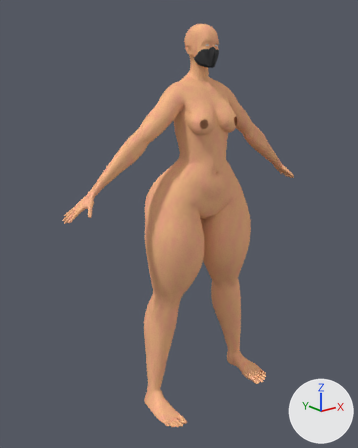
One commit to the Blender file model.blend: the scene before it, then after it.
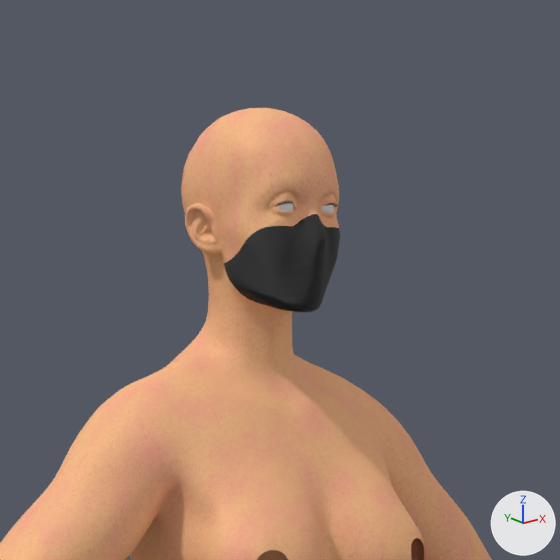
Each version appears first whole from a camera (50 mm lens) standing at (-28.58, -32.72, 8.21) and looking at (-1.61, 0.99, -5.27), and next in a close-up on the part from 41% to 74% of the width and 0% to 27% of the height. The axes (+X, +Y, +Z) are drawn at lower right. The lights are the same throughout.

Objects in the first close-up: 'BBB1'.
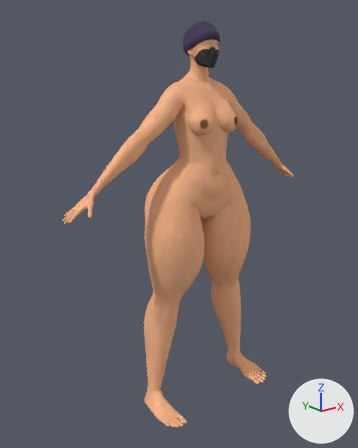
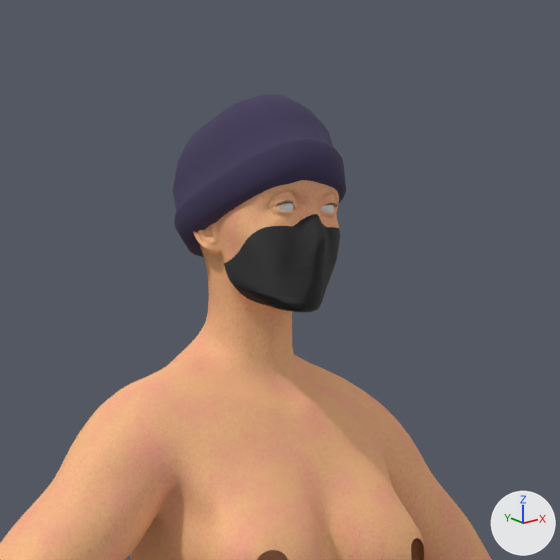
Diff of the bpy script that builds the scene:
```diff
--- a/model.blend.py
+++ b/model.blend.py
@@ mat_beanie @@
+mat_beanie = principled_material('Beanie')
+mat_beanie.base_color = (0.0538, 0.0416, 0.102)  # dark purple #42395a
+mat_beanie.roughness = 1.0
@@ me_cylinder @@
+me_cylinder.from_pydata(...)  # 290 vertices, 320 faces; spans x -1.07..1.02, y -1.07..1.1, z -1.45..0.26
+me_cylinder.polygons.foreach_set('use_smooth', [True] * 320)
+me_cylinder.materials.append(mat_beanie)  # its picture is missing
@@ ob_beanie @@
+ob_beanie = bpy.data.objects.new('Beanie', me_cylinder)
+ob_beanie.location = (0.05, 0.36, 11.45)
+ob_beanie.rotation_euler = (-0.304, 0.018, -0.0256)  # degrees (-17, 1, -1.5)
+ob_beanie.scale = (1.34, 1.53, 1.35)
```

Where the change shows, as pixel boxes [x1, y1, x2, y2] in the close-ups (560 x 560 px):
'Beanie', added (purple)
    after: [173, 94, 346, 257]
